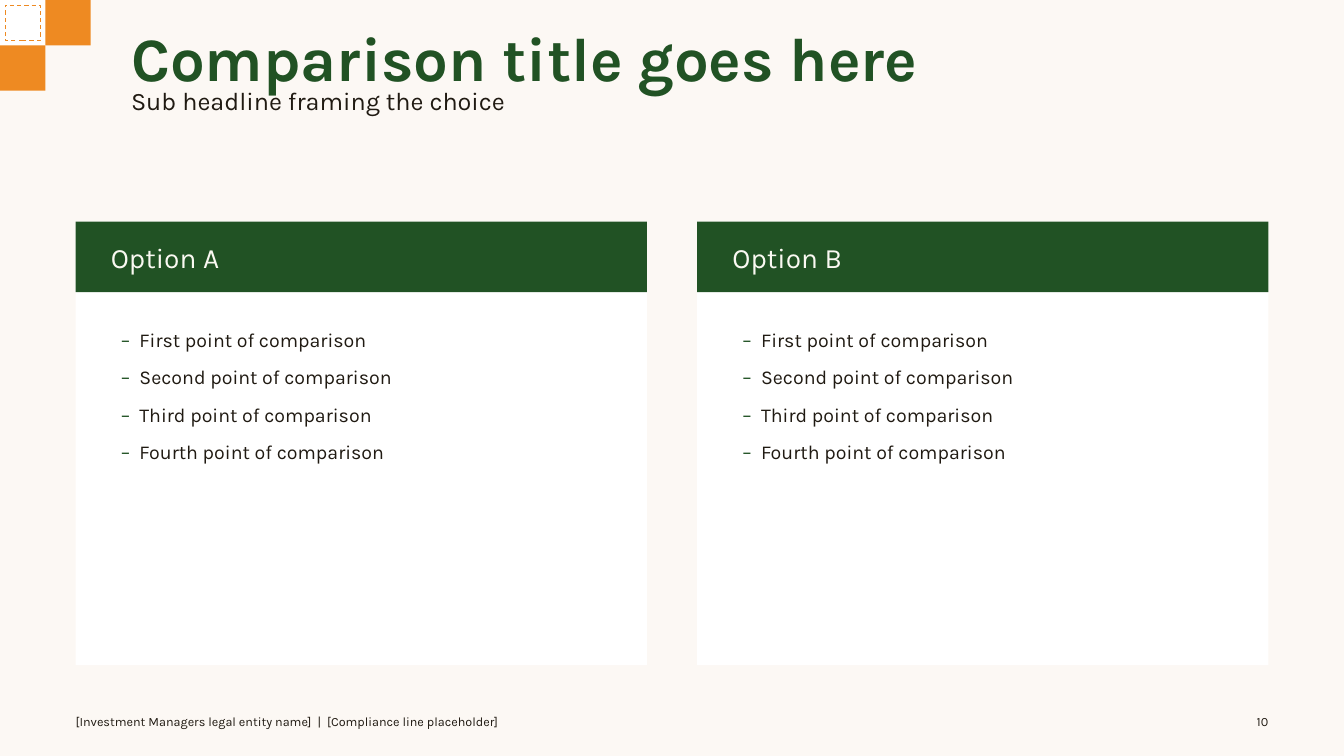
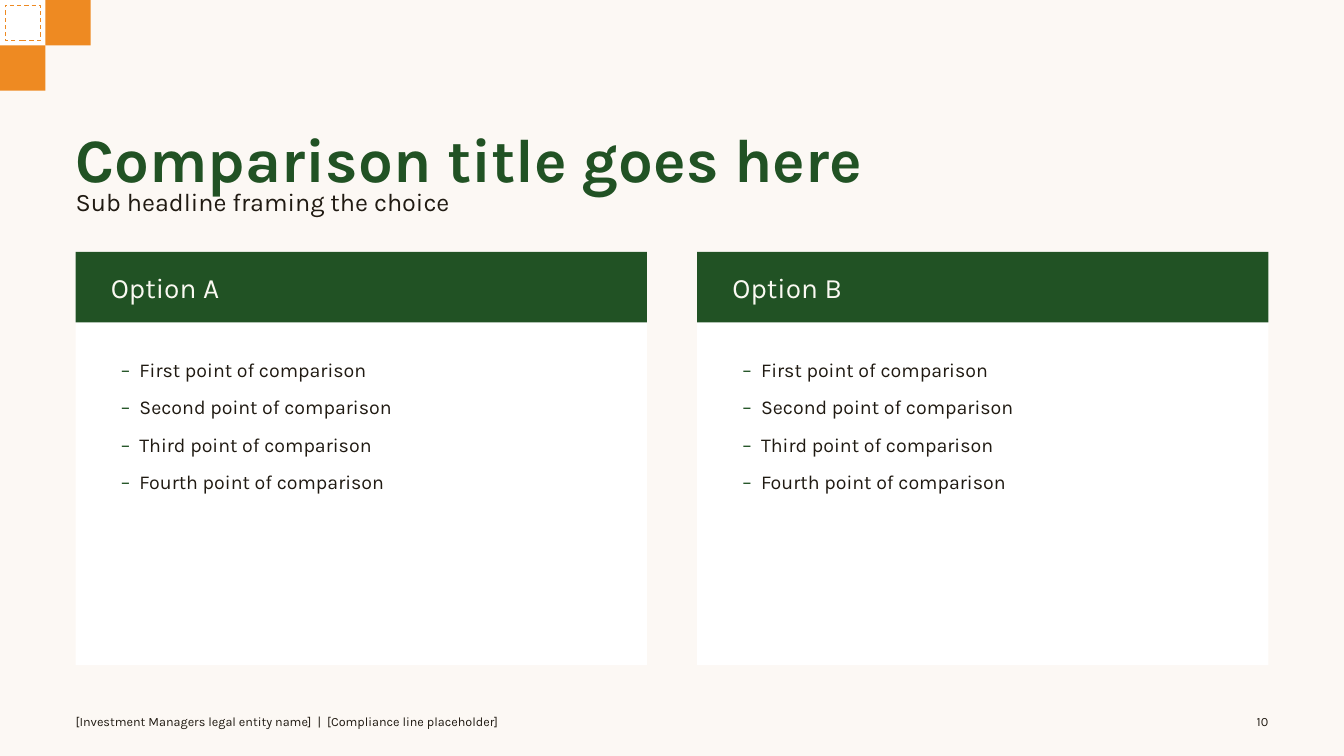
Before and after one commit to soumyakarwa/emkay-ppt-templates, a slide deck: slide 10 of Emkay_Investment_Managers_Template.pptx. Drawn at 1344x756 pixels with LibreOffice and Linux fonts; fonts in the diff are those of the drawing. Boxes give left, top, right and bottom in pixels: in the first picture for what was removed or moved away, otherwise in the second. Text is boxed around its words. In the diff, an @@ line names an element or a change of style, - is before the commit and + after.

```diff
--- a/Emkay_Investment_Managers_Template.pptx
+++ b/Emkay_Investment_Managers_Template.pptx
@@ text "Comparison title goes here": place and size @@
-text "Comparison title goes here" at box(131, 37, 918, 96)
+text "Comparison title goes here" at box(76, 138, 862, 197)
@@ text "Sub headline framing the choice": place and size @@
-text "Sub headline framing the choice" at box(131, 88, 505, 116)
+text "Sub headline framing the choice" at box(76, 189, 449, 217)
@@ rectangle: place and size @@
-rectangle at box(76, 222, 647, 665)
+rectangle at box(76, 252, 647, 665)
@@ 2 texts, 2 rectangles: place and size @@
-2 texts, 2 rectangles at box(76, 222, 1269, 292)
+2 texts, 2 rectangles at box(76, 252, 1269, 323)
@@ rectangle: place and size @@
-rectangle at box(698, 222, 1269, 665)
+rectangle at box(698, 252, 1269, 665)
@@ text "– First point of comparison": place and size @@
-text "– First point of comparison" at box(139, 333, 391, 464)
+text "– First point of comparison" at box(139, 363, 391, 494)
@@ text "– First point of comparison": place and size @@
-text "– First point of comparison" at box(761, 333, 1013, 464)
+text "– First point of comparison" at box(761, 363, 1013, 494)
```
Also in this commit, not shown: 4 other slides changed, 2 other files.
